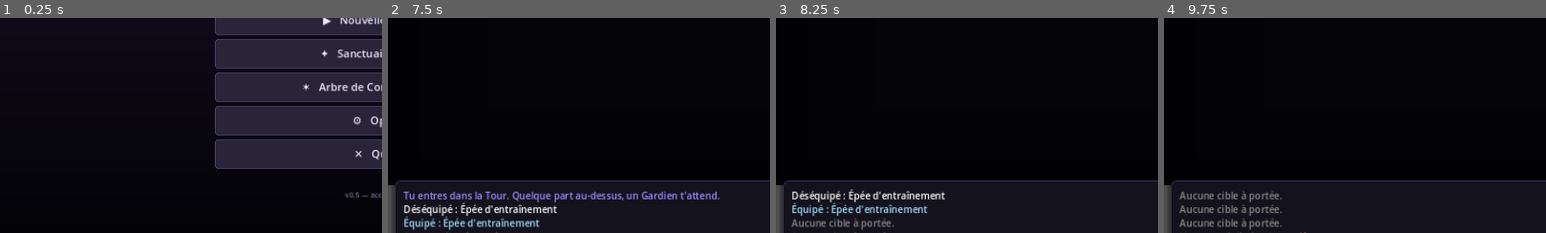
Above: before the commit, frames 1-4 (left to right).
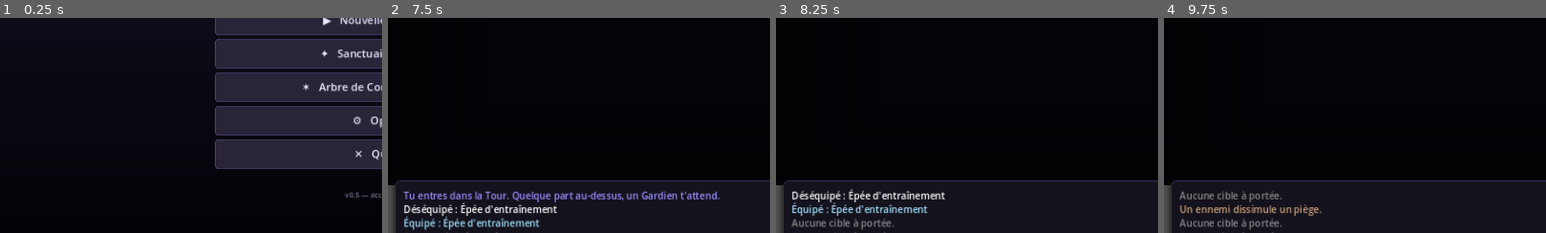
Above: after the commit, the same moments.

Repository: silversoulicious-lgtm/rpg-rogue-like-
Game: Godot game, scene res://scenes/Main.tscn
Two runs of this game, one before a commit and one after it. Both use one fixed random seed, a clock stepped at 60 frames per second and the inputs below.
Inputs:
- Up to frame 1 (0.25 s): no input
- Up to frame 2 (7.5 s): click "▶ Nouvelle Ascension" at 0.5 s; click "Choisir" at 1.25 s; tap Enter at 2, 5.1, 6.5 s; hold D 2.03-2.75 s; tap I at 2.1 s; tap Space at 2.27, 5, 5.27, 6.77, 7.25 s; click "Déséquiper" at 2.75 s; click "Équiper" at 3.5 s; click "Fermer [I / Échap]" at 4.25 s; hold S 5.03-5.78 s; hold D 5.78-6.53 s; tap Keypad Enter at 5.85 s; hold W 6.53-7.28 s; tap K at 6.6 s; hold A from 7.28 s (still down); tap J at 7.35 s
- Up to frame 3 (8.25 s): keep holding A; tap Space at 7.52 s; tap Enter at 8 s; tap H at 8.1 s
- Up to frame 4 (9.75 s): tap Space at 8.27, 9.5 s; release A at 8.78 s; hold S 8.78-9.53 s; tap L at 8.85 s; hold D from 9.53 s (still down); tap E at 9.6 s
The pictures show only the part of the screen within x 0-50%, y 50-100%; the shares and areas given below are measured in that part.

Frames 1-3 are identical in both runs. In frame 4, 0.9% of the frame differs, in the area x 4-42%, y 86-100%.

Commit message:
Ajoute 6 préfixes de combat sur les objets procéduraux (façon Dungeonmans)
Les objets Commun/Rare peuvent maintenant tirer un préfixe indépendant de
leur affixe de stat, ajoutant un effet de combat à l'objet (comme les
préfixes/suffixes de Dungeonmans) sans empiéter sur l'identité propre des
objets uniques Épique/Légendaire.

- Data.PREFIXES (6 : Brasier, Givre, Venin, Foudre côté arme ; Rempart,
  Représailles côté armure) + Data.PREFIX_CHANCE (Commun 12%, Rare 22%) +
  Data._roll_prefix(), branché dans _generate_procedural_item(). Réutilise
  le champ proc/proc_val déjà générique d'Entity.recompute_stats() : aucun
  changement requis côté Entity.
- Main._trigger_weapon_prefixes() (Ardent/Givre/Venimeux/Foudroyant, appelé
  depuis _player_attack) et Main._trigger_armor_retaliation() (Renvoi,
  appelé depuis _enemy_hit_player/_enemy_ranged_attack) réutilisent les
  helpers apply_* déjà génériques. Cuirasse plié directement dans
  _player_def() pour se propager à tous ses points d'appel existants.
- Fix au passage : l'écran de récompense de fin d'étage n'affichait jamais
  la description d'effet d'un objet (uniques compris) — juste un résumé de
  stats. Corrigé pour inclure item.desc quand présent.
- _smoketest.gd et README.md/RESUME_SESSION.md mis à jour en conséquence.

Co-Authored-By: Claude Sonnet 5 <noreply@anthropic.com>
Claude-Session: https://claude.ai/code/session_01HdvSFL4JbWctcuMQaWntBf

Diff:
--- a/_smoketest.gd
+++ b/_smoketest.gd
@@ -81,6 +81,45 @@
 		rarities_seen[it["rarity"]] = true
 	assert(rarities_seen.size() >= 2, "plusieurs raretés générées")
 	print("OK loot procédural: raretés vues = %s" % str(rarities_seen.keys()))
+
+	# --- Préfixes de combat (Dungeonmans-like) sur objets procéduraux -------------
+	var prng = RandomNumberGenerator.new(); prng.seed = 7
+	var weapon_prefixes_seen = {}
+	var armor_prefixes_seen = {}
+	for i in 400:
+		var wit = Data.generate_item("arme", 10, prng)
+		if not wit.get("unique", false) and wit.get("proc", "") != "":
+			weapon_prefixes_seen[wit["proc"]] = true
+			assert(wit.has("proc_val") and wit.has("desc") and wit["desc"] != "", "préfixe procédural a une valeur + description")
+		var ait = Data.generate_item("armure", 10, prng)
+		if not ait.get("unique", false) and ait.get("proc", "") != "":
+			armor_prefixes_seen[ait["proc"]] = true
+	assert(weapon_prefixes_seen.size() >= 3, "plusieurs préfixes d'arme différents tirés sur 400 essais")
+	assert(armor_prefixes_seen.size() >= 1, "au moins un préfixe d'armure tiré sur 400 essais")
+	print("OK préfixes de combat: arme=%s armure=%s" % [str(weapon_prefixes_seen.keys()), str(armor_prefixes_seen.keys())])
+
+	# --- Préfixes de combat : déclenchement en combat -----------------------------
+	main.active_oaths = []
+	main.start_run("melee")
+	if main.enemies.is_empty():
+		main.enemies.append(main._make_enemy(Data.ENEMIES[0], 1, Vector2i(main.player.x + 1, main.player.y)))
+	var target: Entity = main.enemies[0]
+	# Ardent : dégâts de feu bonus instantanés (hors immunité/faiblesse au feu).
+	main.player.procs.append({ "id": "ardent", "value": 5.0 })
+	target.hp = target.max_hp
+	var hp0 := target.hp
+	main._trigger_weapon_prefixes(target)
+	assert(target.hp < hp0, "Ardent inflige des dégâts de feu bonus au coup suivant")
+	# Cuirasse : réduction plate de dégâts entrants, pliée dans _player_def().
+	var def0 := main._player_def()
+	main.player.procs.append({ "id": "cuirasse", "value": 4.0 })
+	assert(main._player_def() == def0 + 4, "Cuirasse augmente la défense effective de sa valeur")
+	# Renvoi : affaiblit l'attaquant au contact (forcé à 100% pour le test).
+	main.player.procs.append({ "id": "renvoi", "value": 1.0 })
+	target.hp = target.max_hp
+	main._trigger_armor_retaliation(target, 5)
+	assert(target.has_status("weaken"), "Renvoi affaiblit l'attaquant quand il déclenche")
+	print("OK préfixes de combat: Ardent/Cuirasse/Renvoi se déclenchent correctement")
 
 	# --- Objets uniques (Épique/Légendaire) ---------------------------------------
 	assert(Data.UNIQUE_ITEMS.size() >= 100, "au moins 100 objets uniques générés")
--- a/scripts/Data.gd
+++ b/scripts/Data.gd
@@ -388,6 +388,48 @@
 	{ "key": "lifesteal_pct","name": "du Vampire",     "min": 0.05, "max": 0.12, "is_float": true },
 	{ "key": "thorns_flat",  "name": "des Épines",     "min": 2,    "max": 5 },
 ]
+
+# --- PRÉFIXES DE COMBAT (inspiré de Dungeonmans) ------------------------------
+# Contrairement aux AFFIXES ci-dessus (bonus de stat plats), un préfixe ajoute
+# un EFFET DE COMBAT à un objet procédural (Commun/Rare) — tiré indépendamment
+# des affixes de stat, réservé à un slot (arme = déclenché à l'attaque, armure
+# = déclenché en défense). Un seul scalaire par préfixe (magnitude OU chance
+# selon l'effet), dans l'esprit "un proc = une valeur" du reste du code
+# (cf. UNIQUE_BASES/proc_val). Épique/Légendaire gardent leur identité propre
+# (bibliothèque d'objets nommés) et ne tirent pas de préfixe en plus.
+const PREFIXES := [
+	{ "id": "ardent",     "name": "du Brasier",       "slot": "arme",
+	  "base": 3.0, "per_floor": 0.12, "max": 9.0 },
+	{ "id": "givre",      "name": "du Givre",         "slot": "arme",
+	  "base": 0.25, "per_floor": 0.0, "max": 0.25 },
+	{ "id": "venimeux",   "name": "du Venin",         "slot": "arme",
+	  "base": 0.30, "per_floor": 0.0, "max": 0.30 },
+	{ "id": "foudroyant", "name": "de la Foudre",     "slot": "arme",
+	  "base": 0.12, "per_floor": 0.0, "max": 0.12 },
+	{ "id": "cuirasse",   "name": "du Rempart",       "slot": "armure",
+	  "base": 2.0, "per_floor": 0.08, "max": 6.0 },
+	{ "id": "renvoi",     "name": "des Représailles", "slot": "armure",
+	  "base": 0.25, "per_floor": 0.0, "max": 0.25 },
+]
+# Chance qu'un objet procédural tire un préfixe, par rareté (Épique/Légendaire
+# gardent leur propre effet et n'en tirent pas). Rare a plus de chances que
+# Commun : c'est la rareté qui doit sembler "spéciale" sans égaler l'Épique.
+const PREFIX_CHANCE := { "commun": 0.12, "rare": 0.22 }
+
+## Tire un préfixe compatible avec le slot donné (dict vide si aucun tiré).
+static func _roll_prefix(slot: String, rarity_id: String, floor: int, rng: RandomNumberGenerator) -> Dictionary:
+	var chance: float = float(PREFIX_CHANCE.get(rarity_id, 0.0))
+	if chance <= 0.0 or rng.randf() >= chance:
+		return {}
+	var pool: Array = []
+	for p in PREFIXES:
+		if p["slot"] == slot:
+			pool.append(p)
+	if pool.is_empty():
+		return {}
+	var def: Dictionary = pool[rng.randi_range(0, pool.size() - 1)]
+	var value: float = minf(float(def["max"]), float(def["base"]) + float(def["per_floor"]) * float(floor - 1))
+	return { "id": def["id"], "name": String(def["name"]), "value": value }
 
 # --- OBJETS UNIQUES (Épique/Légendaire) ---------------------------------------
 # Au-delà de la rareté = "plus de stats", les paliers Épique et Légendaire
@@ -472,6 +514,12 @@
 		"frappe_double": return "Frappe Double : %d%% de chances de frapper une 2e fois (50%% dégâts)." % int(round(val * 100))
 		"soif_de_sang": return "Soif de Sang : soigne %d%% PV max à chaque ennemi tué." % int(round(val * 100))
 		"moisson": return "Moisson : +%d Éclats à chaque ennemi tué." % int(round(val))
+		"ardent": return "Brasier : inflige %d à %d dégâts de feu bonus par attaque." % [maxi(1, int(val) - 1), int(val) + 1]
+		"givre": return "Givre : %d%% de chances de ralentir la cible touchée." % int(round(val * 100))
+		"venimeux": return "Venin : %d%% de chances d'empoisonner la cible touchée." % int(round(val * 100))
+		"foudroyant": return "Foudre : %d%% de chances d'étourdir la cible touchée (1 tour)." % int(round(val * 100))
+		"cuirasse": return "Rempart : réduit chaque coup subi de %d dégâts." % int(round(val))
+		"renvoi": return "Représailles : %d%% de chances d'affaiblir un attaquant au contact." % int(round(val * 100))
 		_: return ""
 
 ## Construit le pool complet (Épique + Légendaire, 102 objets) une seule fois.
@@ -597,11 +645,18 @@
 	var name: String = base["name"]
 	if not affix_names.is_empty():
 		name += " " + affix_names[0]
+	var prefix: Dictionary = _roll_prefix(slot, rarity["id"], floor, rng)
+	if not prefix.is_empty():
+		name += " " + String(prefix["name"])
 	var item: Dictionary = {
 		"kind": "equip", "name": name, "slot": slot,
 		"rarity": rarity["id"], "rarity_name": rarity["name"], "rarity_color": rarity["color"],
 		"bonus": bonus, "salvage": int(rarity["salvage"]) + floor, "sprite": slot,
 	}
+	if not prefix.is_empty():
+		item["proc"] = prefix["id"]
+		item["proc_val"] = prefix["value"]
+		item["desc"] = _proc_desc(prefix["id"], prefix["value"])
 	if slot == "arme":
 		item["weapon_type"] = String(base.get("wtype", "melee"))
 	return item
--- a/scripts/Main.gd
+++ b/scripts/Main.gd
@@ -313,9 +313,12 @@
 			"desc": "Récupère une partie de tes points de vie." })
 	var slot: String = Data.SLOTS[rng.randi_range(0, Data.SLOTS.size() - 1)]
 	var item: Dictionary = Data.generate_item(slot, lvl, rng)
+	var idesc: String = "%s — %s" % [item.get("rarity_name", ""), Data.bonus_summary(item["bonus"])]
+	if item.get("desc", "") != "":
+		idesc += " — " + String(item["desc"])
 	rewards.append({ "type": "equip", "data": item, "color": item.get("rarity_color", Color.WHITE),
 		"label": "%s %s" % [Data.SLOT_GLYPH[slot], item["name"]],
-		"desc": "%s — %s" % [item.get("rarity_name", ""), Data.bonus_summary(item["bonus"])] })
+		"desc": idesc })
 	var amt: int = (8 + floor_num * 3) * (2 if is_elite else 1)
 	rewards.append({ "type": "shards", "value": amt, "color": Color(1.0, 0.85, 0.35),
 		"label": "✦ %d Éclats" % amt,
@@ -978,11 +981,15 @@
 func apply_confuse(target: Entity, turns: int) -> void:
 	target.add_status("confusion", turns)
 
-## Défense effective du joueur (réduite par le statut "weaken" des ennemis).
+## Défense effective du joueur (réduite par le statut "weaken" des ennemis,
+## augmentée par le préfixe d'armure "cuirasse" — réduction plate en plus de
+## la Défense normale).
 func _player_def() -> int:
 	var d: int = player.defense
 	if player.has_status("weaken"):
 		d -= int(round(player.status_value("weaken")))
+	if player.has_proc("cuirasse"):
+		d += int(round(player.proc_value("cuirasse")))
 	return maxi(0, d)
 
 ## Applique au joueur le statut "au contact" déclaré par un ennemi (def ai.on_hit).
@@ -1062,6 +1069,7 @@
 		if healed > 0:
 			player.heal(healed)
 			add_message("[color=#ff7a8a]Vol de vie : +%d PV.[/color]" % healed)
+	_trigger_weapon_prefixes(target)
 	if not target.is_alive():
 		on_enemy_killed(target)
 		return
@@ -1074,6 +1082,41 @@
 			player.heal(int(ceil(dealt2 * player.lifesteal_pct)))
 		if not target.is_alive():
 			on_enemy_killed(target)
+
+## Déclenche les préfixes de combat de l'ARME équipée (façon Dungeonmans),
+## indépendants des procs d'objets uniques : dégâts de feu bonus ("ardent"),
+## puis chances de ralentir/empoisonner/étourdir la cible touchée. N'agit
+## que sur le coup principal (pas sur la Frappe Double), comme le Venin/Vol
+## de vie déjà présents.
+func _trigger_weapon_prefixes(target: Entity) -> void:
+	if player.has_proc("ardent") and target.is_alive():
+		var fdmg: int = _fire_prefix_damage(target, player.proc_value("ardent"))
+		if fdmg > 0:
+			var extra: int = target.take_damage(fdmg)
+			run_best_hit = max(run_best_hit, extra)
+			add_message("[color=#ff9a5a]Brasier : %s subit -%d (feu).[/color]" % [target.display_name, extra])
+	if not target.is_alive():
+		return
+	if player.has_proc("givre") and rng.randf() < player.proc_value("givre"):
+		apply_slow(target, 2, 0.35)
+		add_message("[color=#9fdfff]%s est ralenti par le givre.[/color]" % target.display_name)
+	if player.has_proc("venimeux") and rng.randf() < player.proc_value("venimeux"):
+		apply_poison(target, 3, 3.0)
+		add_message("[color=#9fdf6a]%s est empoisonné par le venin.[/color]" % target.display_name)
+	if player.has_proc("foudroyant") and rng.randf() < player.proc_value("foudroyant"):
+		apply_stun(target, 1)
+		add_message("[color=#cdb8ff]%s est étourdi par la foudre ![/color]" % target.display_name)
+
+## Dégâts de feu instantanés bonus (préfixe "ardent") : respecte l'immunité et
+## la faiblesse au feu des ennemis (mêmes règles que apply_burn).
+func _fire_prefix_damage(target: Entity, avg: float) -> int:
+	if avg <= 0.0 or (not target.ai.is_empty() and target.ai.get("immune_fire", false)):
+		return 0
+	var v: float = avg + rng.randf_range(-1.0, 1.0)
+	var wf: float = float(target.ai.get("weak_fire", 0.0)) if not target.ai.is_empty() else 0.0
+	if wf > 0.0:
+		v *= 1.0 + wf
+	return maxi(1, int(round(v)))
 
 ## Attaque d'un ENNEMI vers le joueur : gère esquive, défense (réduite par weaken),
 ## coups multiples (ai.atk_count), vol de vie (ai.lifesteal), statut au contact
@@ -1111,8 +1154,15 @@
 		add_message("[color=#cdd66a]Épines : %s subit %d.[/color]" % [attacker.display_name, d2])
 		if not attacker.is_alive():
 			on_enemy_killed(attacker)
+	_trigger_armor_retaliation(attacker, dealt)
 	_check_revive()
 	return true
+
+## Préfixe d'armure "renvoi" : chance d'affaiblir l'attaquant au contact.
+func _trigger_armor_retaliation(attacker: Entity, dealt: int) -> void:
+	if dealt > 0 and attacker.is_alive() and player.has_proc("renvoi") and rng.randf() < player.proc_value("renvoi"):
+		apply_weaken(attacker, 3, 3.0)
+		add_message("[color=#ffb98a]Représailles : %s est affaibli.[/color]" % attacker.display_name)
 
 func _check_revive() -> void:
 	if player.hp <= 0 and player.revive_available():
@@ -1644,6 +1694,7 @@
 	var dealt: int = player.take_damage(max(1, _enemy_atk(e) - _player_def()))
 	add_message("[color=#ff8a8a]%s te touche (-%d).[/color]" % [e.display_name, dealt])
 	_apply_enemy_on_hit(e)
+	_trigger_armor_retaliation(e, dealt)
 	_check_revive()
 
 func _enemy_act_caster(e: Entity) -> void:
Not shown, changed: README.md
Not shown, changed: RESUME_SESSION.md
